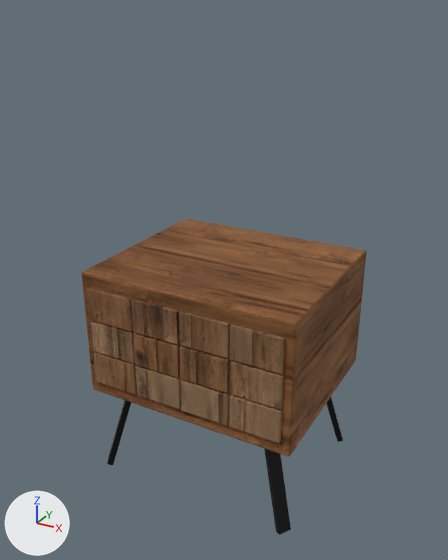
The glTF model models/nightstand-oregon.glb: old version first, new version second.
Rendered twice from a 50 mm lens placed at (0.489, -0.906, 0.834), pointed at (-0.004, -0.009, 0.386). Lighting does not change. The marker at lower left points along +X, +Y and +Z. The first picture is the older version. Where no turn or scale is listed for an object, it has been applied to the vertices. Vertices at exactly the same position are counted once.

The scene before the commit, as lines of its bpy script (objects in view):
```python
ob_mesh_0 = bpy.data.objects.new('Mesh_0', me_mesh_0)
ob_mesh_0.location = (0.0, 0.005, 0.3)
ob_mesh_1 = bpy.data.objects.new('Mesh_1', me_mesh_1)
ob_mesh_1.location = (-0.139, -0.163, 0.237)
ob_mesh_2 = bpy.data.objects.new('Mesh_2', me_mesh_2)
ob_mesh_2.location = (-0.139, -0.163, 0.3)
ob_mesh_3 = bpy.data.objects.new('Mesh_3', me_mesh_3)
ob_mesh_3.location = (-0.139, -0.163, 0.363)
ob_mesh_4 = bpy.data.objects.new('Mesh_4', me_mesh_4)
ob_mesh_4.location = (-0.046, -0.163, 0.237)
ob_mesh_5 = bpy.data.objects.new('Mesh_5', me_mesh_5)
ob_mesh_5.location = (-0.046, -0.163, 0.3)
ob_mesh_6 = bpy.data.objects.new('Mesh_6', me_mesh_6)
ob_mesh_6.location = (-0.046, -0.163, 0.363)
ob_mesh_7 = bpy.data.objects.new('Mesh_7', me_mesh_7)
ob_mesh_7.location = (0.046, -0.163, 0.237)
ob_mesh_9 = bpy.data.objects.new('Mesh_9', me_mesh_9)
ob_mesh_9.location = (0.046, -0.163, 0.363)
# also in view: 'Mesh_10' at (0.139, -0.163, 0.237); 'Mesh_8' at (0.046, -0.163, 0.3); 'Mesh_13' at (0.0, 0.0, 0.097); 'Mesh_11' at (0.139, -0.163, 0.3); 'Mesh_12' at (0.139, -0.163, 0.363)
```
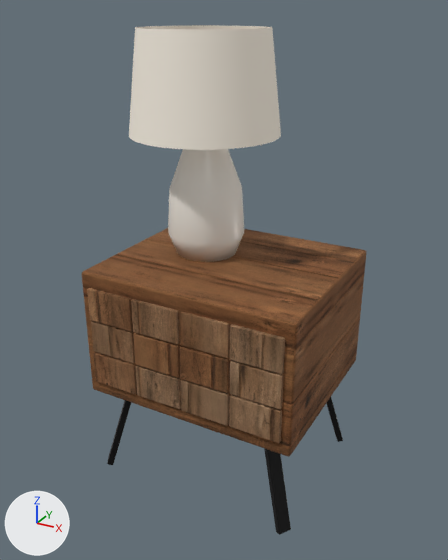
Pixel boxes (x1, y1, x2, y2) of what changed, in the pictures (448 x 560 px):
'decor.001', added: after (129, 25, 281, 150)
'decor', added: after (168, 149, 244, 262)
part 1 of me_mesh_0, surface changed: before (82, 219, 366, 457); after (82, 228, 366, 457)
part 2 of me_mesh_1, surface changed: (94, 352, 137, 394) in both
part 3 of me_mesh_2, surface changed: (91, 321, 135, 363) in both
part 4 of me_mesh_3, surface changed: (87, 288, 133, 331) in both
part 5 of me_mesh_4, surface changed: (136, 365, 181, 409) in both
part 6 of me_mesh_5, surface changed: (134, 333, 180, 378) in both
part 7 of me_mesh_6, surface changed (lighter): (132, 299, 179, 344) in both
part 8 of me_mesh_7, surface changed: (181, 379, 229, 426) in both
part 9 of me_mesh_8, surface changed: (179, 346, 229, 393) in both
part 10 of me_mesh_9, surface changed: (179, 311, 229, 358) in both
part 11 of me_mesh_10, surface changed: (229, 394, 282, 443) in both
part 12 of me_mesh_11, surface changed: (230, 360, 284, 409) in both
part 13 of me_mesh_12, surface changed: (230, 324, 285, 374) in both

The change, as a list of edits to the scene's bpy script:
```text
Change me_mesh_0:
    where me_mesh_0.from_pydata(...)  # 152 vertices, 300 faces; spans x -0.2..0.2, y -0.17..0.17, z -0.12..0.12
    me_mesh_0 part 1: texture (UV) coordinates of 300 of 300 faces, centred in x -0.2..0.2, y -0.17..0.17, z -0.12..0.12, changed; they spanned u 8.26..8.75, v 0.11..0.54 and now span u 4.42..4.91, v -8.4..-7.98
Change me_mesh_1:
    where me_mesh_1.from_pydata(...)  # 152 vertices, 300 faces; spans x -0.0448..0.0448, y -0.0076..0.0076, z -0.0302..0.0302
    me_mesh_1 part 2: texture (UV) coordinates of 300 of 300 faces, centred in x -0.0448..0.0448, y -0.0076..0.0076, z -0.0302..0.0302, changed; they spanned u 7.29..7.37, v -7.6..-7.49 and now span u 1.75..1.83, v -3.94..-3.83
Change me_mesh_2:
    where me_mesh_2.from_pydata(...)  # 152 vertices, 300 faces; spans x -0.0448..0.0448, y -0.0066..0.0066, z -0.0302..0.0302
    me_mesh_2 part 3: texture (UV) coordinates of 300 of 300 faces, centred in x -0.0448..0.0448, y -0.0066..0.0066, z -0.0302..0.0302, changed; they spanned u 6.66..6.73, v -2.11..-2.0 and now span u 6.53..6.61, v -3.88..-3.78
Change me_mesh_3:
    where me_mesh_3.from_pydata(...)  # 152 vertices, 300 faces; spans x -0.0448..0.0448, y -0.008..0.008, z -0.0302..0.0302
    me_mesh_3 part 4: texture (UV) coordinates of 300 of 300 faces, centred in x -0.0448..0.0448, y -0.008..0.008, z -0.0302..0.0302, changed; they spanned u 1.31..1.38, v -0.93..-0.83 and now span u 9.01..9.08, v -6.79..-6.68
Change me_mesh_4:
    where me_mesh_4.from_pydata(...)  # 152 vertices, 300 faces; spans x -0.0448..0.0448, y -0.0074..0.0074, z -0.0302..0.0302
    me_mesh_4 part 5: texture (UV) coordinates of 300 of 300 faces, centred in x -0.0448..0.0448, y -0.0074..0.0074, z -0.0302..0.0302, changed; they spanned u 0.71..0.79, v -6.66..-6.55 and now span u 6.1..6.17, v -7.27..-7.16
Change me_mesh_5:
    where me_mesh_5.from_pydata(...)  # 152 vertices, 300 faces; spans x -0.0448..0.0448, y -0.0078..0.0078, z -0.0302..0.0302
    me_mesh_5 part 6: texture (UV) coordinates of 300 of 300 faces, centred in x -0.0448..0.0448, y -0.0078..0.0078, z -0.0302..0.0302, changed; they spanned u 7.77..7.84, v -3.22..-3.11 and now span u 0.73..0.81, v -6.44..-6.33
Change me_mesh_6:
    where me_mesh_6.from_pydata(...)  # 152 vertices, 300 faces; spans x -0.0448..0.0448, y -0.0074..0.0074, z -0.0302..0.0302
    me_mesh_6 part 7: texture (UV) coordinates of 300 of 300 faces, centred in x -0.0448..0.0448, y -0.0074..0.0074, z -0.0302..0.0302, changed; they spanned u 8.96..9.03, v -0.9..-0.79 and now span u 7.07..7.14, v -5.16..-5.05
Change me_mesh_7:
    where me_mesh_7.from_pydata(...)  # 152 vertices, 300 faces; spans x -0.0448..0.0448, y -0.0082..0.0082, z -0.0302..0.0302
    me_mesh_7 part 8: texture (UV) coordinates of 300 of 300 faces, centred in x -0.0448..0.0448, y -0.0082..0.0082, z -0.0302..0.0302, changed; they spanned u 3.53..3.6, v -5.72..-5.61 and now span u 8.26..8.34, v -1.05..-0.94
Change me_mesh_8:
    where me_mesh_8.from_pydata(...)  # 152 vertices, 300 faces; spans x -0.0448..0.0448, y -0.0083..0.0083, z -0.0302..0.0302
    me_mesh_8 part 9: texture (UV) coordinates of 300 of 300 faces, centred in x -0.0448..0.0448, y -0.0083..0.0083, z -0.0302..0.0302, changed; they spanned u 9.67..9.74, v -8.14..-8.03 and now span u 9.96..10.04, v -2.2..-2.09
Change me_mesh_9:
    where me_mesh_9.from_pydata(...)  # 152 vertices, 300 faces; spans x -0.0448..0.0448, y -0.0064..0.0064, z -0.0302..0.0302
    me_mesh_9 part 10: texture (UV) coordinates of 300 of 300 faces, centred in x -0.0448..0.0448, y -0.0064..0.0064, z -0.0302..0.0302, changed; they spanned u 3.42..3.49, v -2.9..-2.79 and now span u 3.19..3.27, v -2.52..-2.41
Change me_mesh_10:
    where me_mesh_10.from_pydata(...)  # 152 vertices, 300 faces; spans x -0.0448..0.0448, y -0.008..0.008, z -0.0302..0.0302
    me_mesh_10 part 11: texture (UV) coordinates of 300 of 300 faces, centred in x -0.0448..0.0448, y -0.008..0.008, z -0.0302..0.0302, changed; they spanned u 4.63..4.7, v -8.25..-8.14 and now span u 7.81..7.88, v -5.31..-5.2
Change me_mesh_11:
    where me_mesh_11.from_pydata(...)  # 152 vertices, 300 faces; spans x -0.0448..0.0448, y -0.0076..0.0076, z -0.0302..0.0302
    me_mesh_11 part 12: texture (UV) coordinates of 300 of 300 faces, centred in x -0.0448..0.0448, y -0.0076..0.0076, z -0.0302..0.0302, changed; they spanned u 1.75..1.83, v -3.94..-3.83 and now span u 0.2..0.27, v -0.37..-0.26
Change me_mesh_12:
    where me_mesh_12.from_pydata(...)  # 152 vertices, 300 faces; spans x -0.0448..0.0448, y -0.008..0.008, z -0.0302..0.0302
    me_mesh_12 part 13: texture (UV) coordinates of 300 of 300 faces, centred in x -0.0448..0.0448, y -0.008..0.008, z -0.0302..0.0302, changed; they spanned u 6.53..6.61, v -3.88..-3.78 and now span u 9.7..9.77, v -4.21..-4.1
Add ob_decor_001:
    ob_decor_001 = bpy.data.objects.new('decor.001', me_mesh_15)  # 80 vertices, 80 faces; spans x -0.13..0.13, y -0.13..0.13, z -0.085..0.085; in mat_lamp_shade (white #f3ede2)
    ob_decor_001.location = (-0.06, 0.025, 0.72)
Add ob_decor:
    ob_decor = bpy.data.objects.new('decor', me_mesh_14)  # 194 vertices, 384 faces; spans x -0.07..0.07, y -0.07..0.07, z -0.125..0.125; in mat_ceramic (white #efe9df)
    ob_decor.location = (-0.06, 0.025, 0.545)
```
